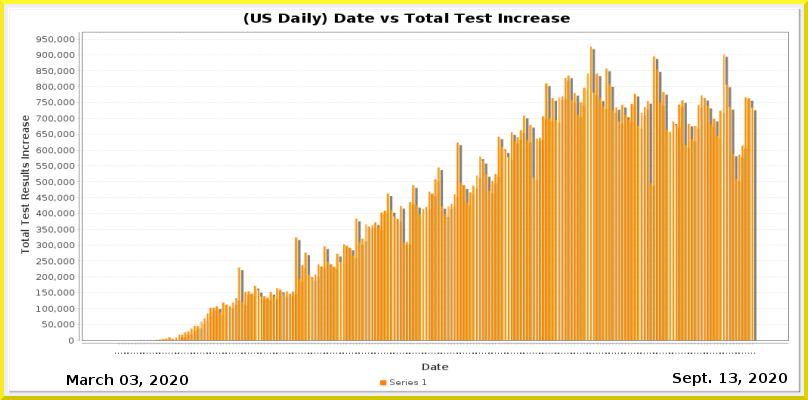
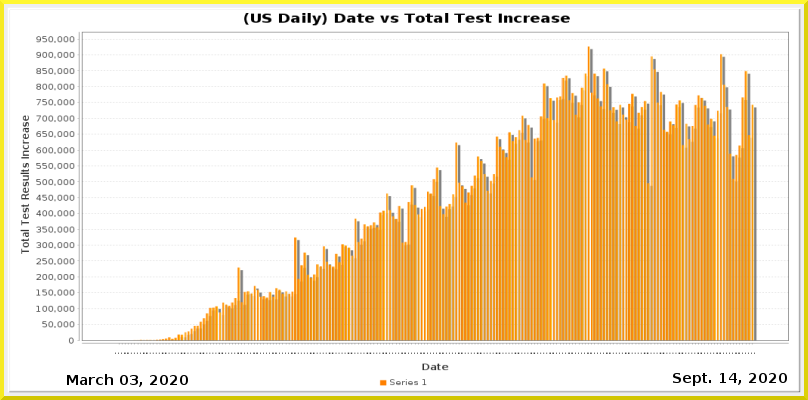
Layer changes from the first 808x400 image to the second:
painted on "Current Date" over (729, 373, 737, 383)
painted on "Date_vs_TestIncrease.png" over (133, 46, 757, 354)
